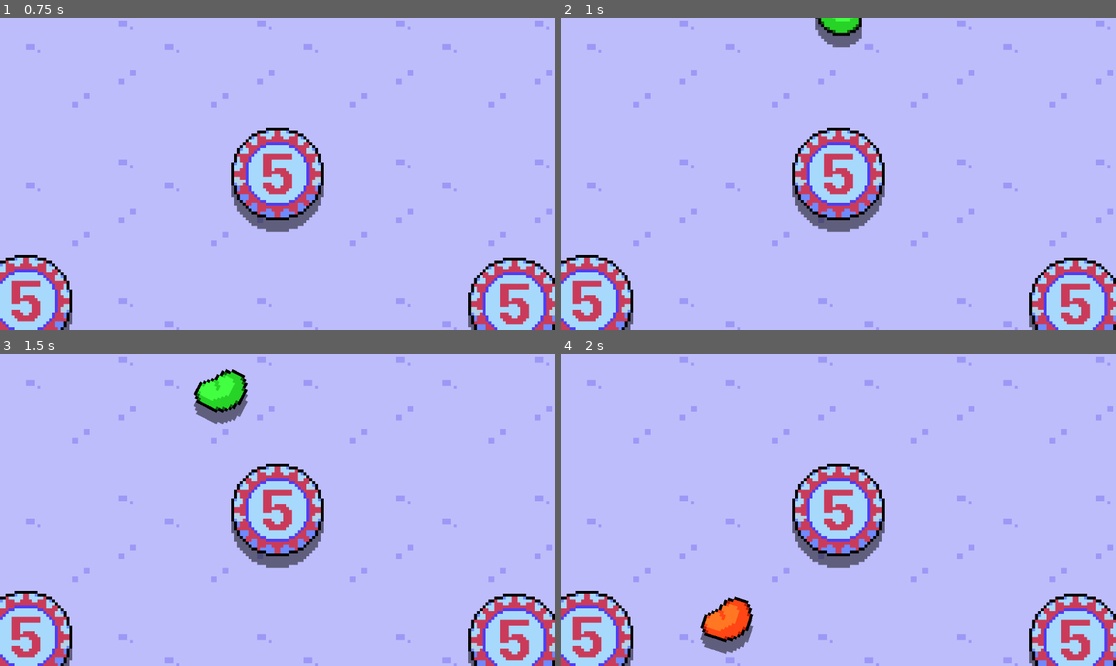
Above: before the commit, frames 1-4 (two rows, left to right).
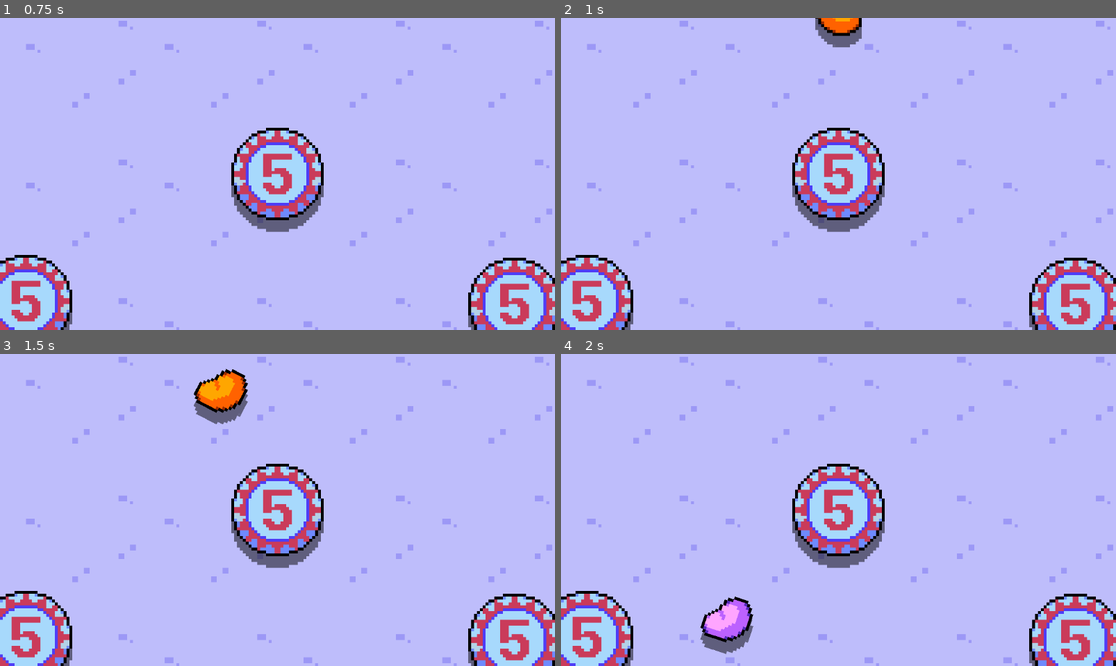
Above: after the commit, the same moments.

Repository: dairycultist/bean-game
Game: Godot game, scene res://scene.tscn
The game is run twice, just before and just after one commit, with the same random seed, the same clock (stepped at 60 frames per second) and the same inputs.
Inputs (mouse positions are in pixels of both pictures, inside the frame that each line leads up to):
- Up to frame 1 (0.75 s): tap Enter at 0.5 s; move the mouse to (277, 174) at 0.52 s; press the mouse at (277, 174) at 0.53 s
- Up to frame 2 (1 s): no input
- Up to frame 3 (1.5 s): move the mouse to (166, 525) at 1.27 s; release the mouse at (166, 525) at 1.28 s; click (166, 525) at 1.35 s
- Up to frame 4 (2 s): no input

Frame 1 is identical in both runs. In frame 2, 0.3% of the frame differs, in the area x 46-54%, y 0-5%; in frame 3, 0.7%; in frame 4, 0.7%, in the area x 25-35%, y 78-92%.

Commit message:
Update color selection to be prettier

Diff:
--- a/bean.gd
+++ b/bean.gd
@@ -13,8 +13,9 @@
 
 	# set color using OKLab
 	var L := 1.0;
-	var a := randf() * 0.6 - 0.3;
-	var b := randf() * 0.6 - 0.3;
+	var angle := randf() * PI * 2.0;
+	var a := cos(angle) * 0.25;
+	var b := sin(angle) * 0.25;
 
 	var l_ := L + 0.3963377774 * a + 0.2158037573 * b;
 	var m_ := L - 0.1055613458 * a - 0.0638541728 * b;
